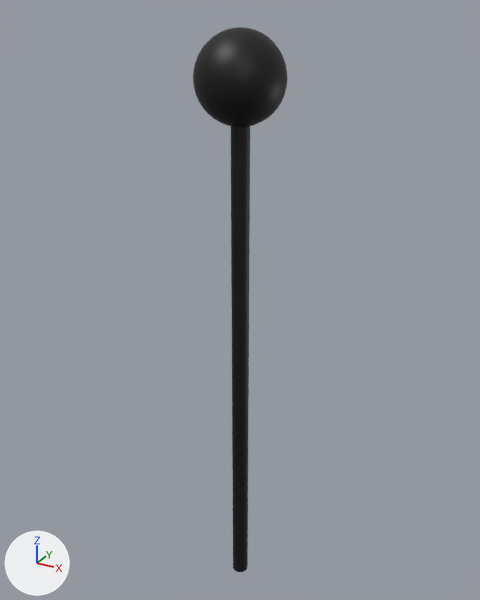
Before and after pictures for a commit that changed the FBX model interface/resources/meshes/drumstick.fbx.
One viewpoint serves both versions: a camera (50 mm lens) standing at (0.1122, -0.2042, 0.235) and looking at (-0.0035, 0.0061, 0.1298). Every picture has the same lights, and +X, +Y and +Z are marked at lower left. Where no turn or scale is listed for an object, it has been applied to the vertices.

The scene before the commit, as lines of its bpy script (objects in view):
```python
mat_lambert2 = principled_material('lambert2')
mat_lambert2.base_color = (0.0, 0.0, 0.0)  # black #000000
me_mesh = bpy.data.meshes.new('Mesh')
me_mesh.from_pydata(...)  # an 80-sided cylinder along z spanning x -0.003..0.003, y -0.003..0.003, z -0.003..0.202; a UV sphere (20 segments, 20 rings, poles along z) spanning x -0.016..0.016, y -0.016..0.016, z 0.197..0.228
me_mesh.materials.append(mat_lambert2)  # black #000000
ob_polysurface7 = bpy.data.objects.new('polySurface7', me_mesh)
ob_polysurface7.location = (0.0, 0.0, 0.0009)
```
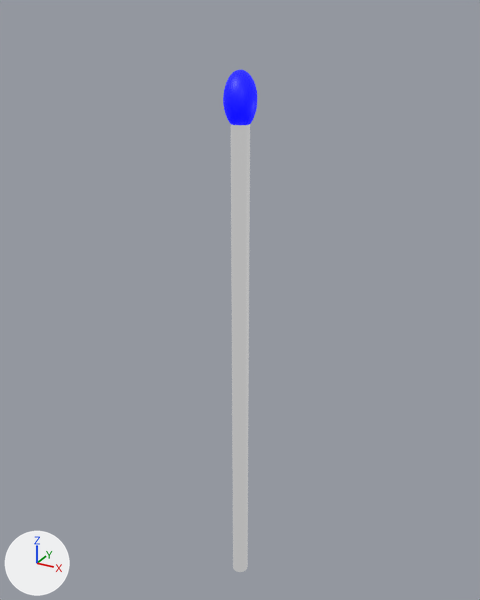
What differs and where, as boxes (x1, y1, x2, y2) in the pictures (480 x 600 px; the box of a moved part takes in the faces that stretch with it):
'polySurface7', recoloured, surface changed, reshaped (63% narrower, 8% shorter): before (193, 27, 287, 572); after (223, 70, 257, 572)
part 1 of me_mesh, moved or reshaped: before (193, 27, 287, 127); after (223, 70, 257, 125)

The edits, one by one:
In material 'lambert2' (mat_lambert2), emission_strength is now set to 1.0.
In material 'lambert2' (mat_lambert2), emission_color is now set to (0.451, 0.451, 0.451), grey #b3b3b3.
me_mesh has 544 vertices, 640 faces and spans x -0.016..0.016, y -0.016..0.016, z -0.003..0.228.
me_mesh is used by ob_polysurface7; location (0.0, 0.0, 0.0009).
me_mesh part 1: the loose piece of 382 vertices spanning x -0.016..0.016, y -0.016..0.016, z 0.197..0.228 is scaled about its middle by (0.368, 0.368, 0.615), then moved by (0.0, 0.0, -0.007).
